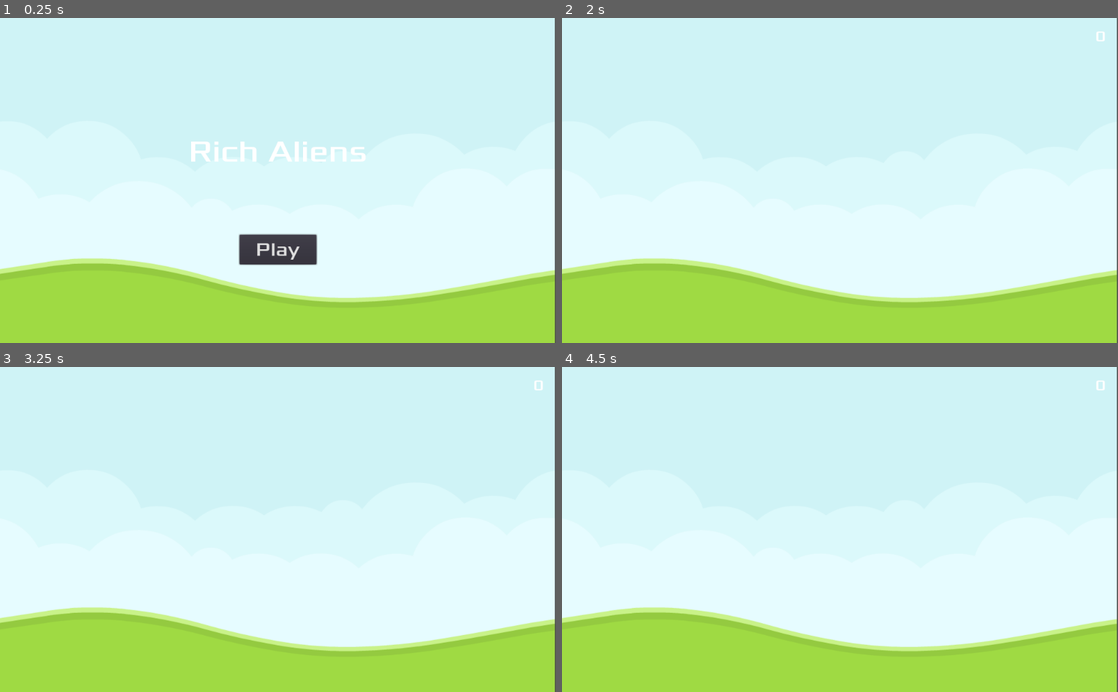
Above: before the commit, frames 1-4 (two rows, left to right).
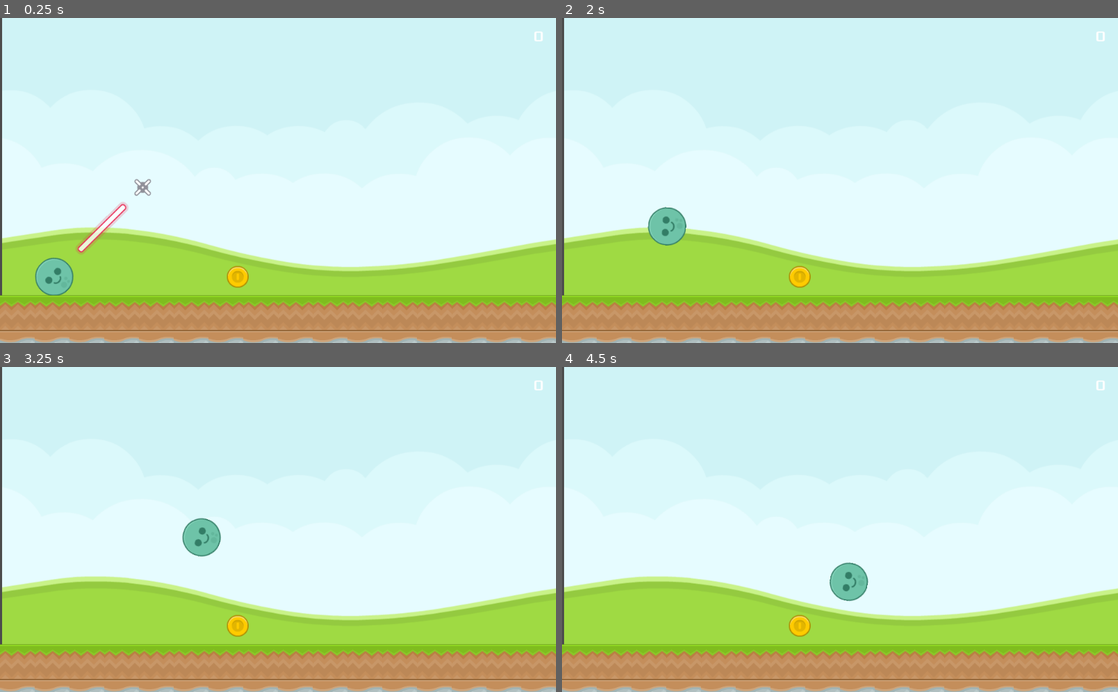
Above: after the commit, the same moments.

Repository: cpvanlue/P1-cpvanlue
Game: Godot game, scene res://src/Level.tscn
The game is run twice, just before and just after one commit, with the same random seed, the same clock (stepped at 60 frames per second) and the same inputs. Before the commit the project starts from res://src/MainMenu.tscn.
Inputs (mouse positions are in pixels of both pictures, inside the frame that each line leads up to):
- Up to frame 1 (0.25 s): no input
- Up to frame 2 (2 s): click (840, 248) at 0.5 s, where only the run before the commit has a clickable "Play"; tap Enter at 1.25 s; hold Up (ui_up) from 1.28 s (still down); tap Space (launch) at 1.35 s
- Up to frame 3 (3.25 s): release Up (ui_up) at 2.03 s; hold Down (ui_down) 2.03-2.78 s; tap Space (launch) at 2.1, 2.85 s; hold Up (ui_up) from 2.78 s (still down)
- Up to frame 4 (4.5 s): tap Space (launch) at 3.6, 4.35 s; release Up (ui_up) at 4.28 s; hold Down (ui_down) from 4.28 s (still down)

The runs differ from the first frame. In frame 1, 28% of the frame differs, in the area x 0-100%, y 0-100%; in frame 2, 26%; in frame 3, 26%; in frame 4, 26%.

Commit message:
Add Coin scene and objective

Diff:
--- a/project/project.godot
+++ b/project/project.godot
@@ -11,7 +11,7 @@
 [application]
 
 config/name="Project1"
-run/main_scene="res://src/MainMenu.tscn"
+run/main_scene="res://src/Level.tscn"
 config/icon="res://icon.png"
 
 [input]
--- a/project/src/Ball.gd
+++ b/project/src/Ball.gd
@@ -12,6 +12,8 @@
 	if Input.is_action_pressed("ui_down"):
 		angle += 1
 	if Input.is_action_just_pressed("launch"):
+		$laser.visible = false
+		$particle_3.visible = false
 		if launchValue == 0:
 			impulse = Vector2.RIGHT.rotated(deg2rad(angle)) * 250
 			apply_impulse(Vector2.ZERO, impulse)
--- /dev/null
+++ b/project/src/Coin.tscn
@@ -0,0 +1,15 @@
+[gd_scene load_steps=3 format=2]
+
+[ext_resource path="res://assets/coinGold.png" type="Texture" id=1]
+
+[sub_resource type="CircleShape2D" id=1]
+radius = 20.6656
+
+[node name="Coin" type="Area2D"]
+
+[node name="CollisionShape2D" type="CollisionShape2D" parent="."]
+shape = SubResource( 1 )
+
+[node name="coinGold" type="Sprite" parent="."]
+position = Vector2( 0.0656586, -3.14776 )
+texture = ExtResource( 1 )
--- a/project/src/HUD.gd
+++ /dev/null
@@ -1,26 +0,0 @@
-extends CanvasLayer
-
-signal start_game
-
-func show_message(text):
-	$Title.text = text
-	$Title.show()
-	$MessageTimer.start()
-
-func show_game_over():
-	show_message("Game Over")
-	yield($MessageTimer, "timeout")
-	$Message.text = "Rich Aliens"
-	$Message.show()
-	yield(get_tree().create_timer(1), "timeout")
-	$StartButton.show()
-
-func update_score(score):
-	$ScoreLabel.text = str(score)
-
-func _on_StartButton_pressed():
-	$StartButton.hide()
-	emit_signal("start_game")
-
-func _on_MessageTimer_timeout():
-	$Message.hide()
--- a/project/src/HUD.tscn
+++ b/project/src/HUD.tscn
@@ -1,7 +1,35 @@
 [gd_scene load_steps=6 format=2]
 
-[ext_resource path="res://src/HUD.gd" type="Script" id=1]
 [ext_resource path="res://assets/Xolonium-Regular.ttf" type="DynamicFontData" id=2]
+
+[sub_resource type="GDScript" id=4]
+script/source = "extends CanvasLayer
+
+signal start_game
+
+func show_message(text):
+	$Title.text = text
+	$Title.show()
+	$MessageTimer.start()
+
+func show_game_over():
+	show_message(\"Game Over\")
+	yield($MessageTimer, \"timeout\")
+	$Message.text = \"Rich Aliens\"
+	$Message.show()
+	yield(get_tree().create_timer(1), \"timeout\")
+	$StartButton.show()
+
+func update_score(score):
+	$ScoreLabel.text = str(score)
+
+func _on_StartButton_pressed():
+	$StartButton.hide()
+	emit_signal(\"start_game\")
+
+func _on_MessageTimer_timeout():
+	$Message.hide()
+"
 
 [sub_resource type="DynamicFont" id=1]
 size = 27
@@ -16,10 +44,9 @@
 font_data = ExtResource( 2 )
 
 [node name="HUD" type="CanvasLayer"]
-script = ExtResource( 1 )
+script = SubResource( 4 )
 
 [node name="ScoreLabel" type="Label" parent="."]
-visible = false
 anchor_left = 1.0
 anchor_right = 1.0
 margin_left = -117.773
@@ -34,6 +61,7 @@
 }
 
 [node name="Title" type="Label" parent="."]
+visible = false
 anchor_left = 0.5
 anchor_top = 0.5
 anchor_right = 0.5
@@ -52,6 +80,7 @@
 }
 
 [node name="StartButton" type="Button" parent="."]
+visible = false
 anchor_left = 0.5
 anchor_top = 1.0
 anchor_right = 0.5
--- /dev/null
+++ b/project/src/Level.gd
@@ -0,0 +1,7 @@
+extends Node2D
+
+
+func _on_Coin_body_entered(body):
+	$Coin.visible = false
+	var score = int($HUD/ScoreLabel.text) + 10
+	$HUD.update_score(score)
--- a/project/src/Level.tscn
+++ b/project/src/Level.tscn
@@ -1,10 +1,13 @@
-[gd_scene load_steps=10 format=2]
+[gd_scene load_steps=13 format=2]
 
 [ext_resource path="res://src/Ball.tscn" type="PackedScene" id=1]
 [ext_resource path="res://assets/woodblock.png" type="Texture" id=2]
 [ext_resource path="res://assets/dirt.png" type="Texture" id=3]
 [ext_resource path="res://assets/grass.png" type="Texture" id=4]
 [ext_resource path="res://assets/colored_land.png" type="Texture" id=5]
+[ext_resource path="res://src/Level.gd" type="Script" id=6]
+[ext_resource path="res://src/Coin.tscn" type="PackedScene" id=7]
+[ext_resource path="res://src/HUD.tscn" type="PackedScene" id=8]
 
 [sub_resource type="ConvexPolygonShape2D" id=1]
 points = PoolVector2Array( 68, 66, 0, 66, 0, 0.531494, 68, 0.531494 )
@@ -81,9 +84,10 @@
 2/z_index = 0
 
 [node name="Level" type="Node2D"]
+script = ExtResource( 6 )
 
 [node name="colored_land" type="Sprite" parent="."]
-position = Vector2( 513.261, 291.59 )
+position = Vector2( 515.931, 291.59 )
 texture = ExtResource( 5 )
 
 [node name="Ball" parent="." instance=ExtResource( 1 )]
@@ -93,3 +97,11 @@
 tile_set = SubResource( 2 )
 format = 1
 tile_data = PoolIntArray( 524288, 1, 0, 524289, 1, 0, 524290, 1, 0, 524291, 1, 0, 524292, 1, 0, 524293, 1, 0, 524294, 1 …(355 unchanged characters)…
+
+[node name="Coin" parent="." instance=ExtResource( 7 )]
+position = Vector2( 437.827, 477.873 )
+
+[node name="HUD" parent="." instance=ExtResource( 8 )]
+
+[connection signal="body_entered" from="Ball" to="Ball" method="_on_Ball_body_entered"]
+[connection signal="body_entered" from="Coin" to="." method="_on_Coin_body_entered"]
--- a/project/src/MainMenu.gd
+++ /dev/null
@@ -1,9 +0,0 @@
-extends Node2D
-
-var score
-
-func new_game():
-	score = 0
-	$HUD.update_score(score)
-	$HUD/ScoreLabel.visible = true
-	$HUD/Title.visible = false
--- a/project/src/MainMenu.tscn
+++ b/project/src/MainMenu.tscn
@@ -1,11 +1,24 @@
 [gd_scene load_steps=4 format=2]
 
 [ext_resource path="res://assets/colored_land.png" type="Texture" id=1]
-[ext_resource path="res://src/MainMenu.gd" type="Script" id=2]
 [ext_resource path="res://src/HUD.tscn" type="PackedScene" id=3]
 
+[sub_resource type="GDScript" id=1]
+script/source = "extends Node2D
+
+var score
+
+func new_game():
+	score = 0
+	$HUD.update_score(score)
+	$HUD/ScoreLabel.visible = true
+	$HUD/Title.visible = false
+
+
+"
+
 [node name="MainMenu" type="Node2D"]
-script = ExtResource( 2 )
+script = SubResource( 1 )
 
 [node name="colored_land" type="Sprite" parent="."]
 position = Vector2( 509.956, 348.83 )
